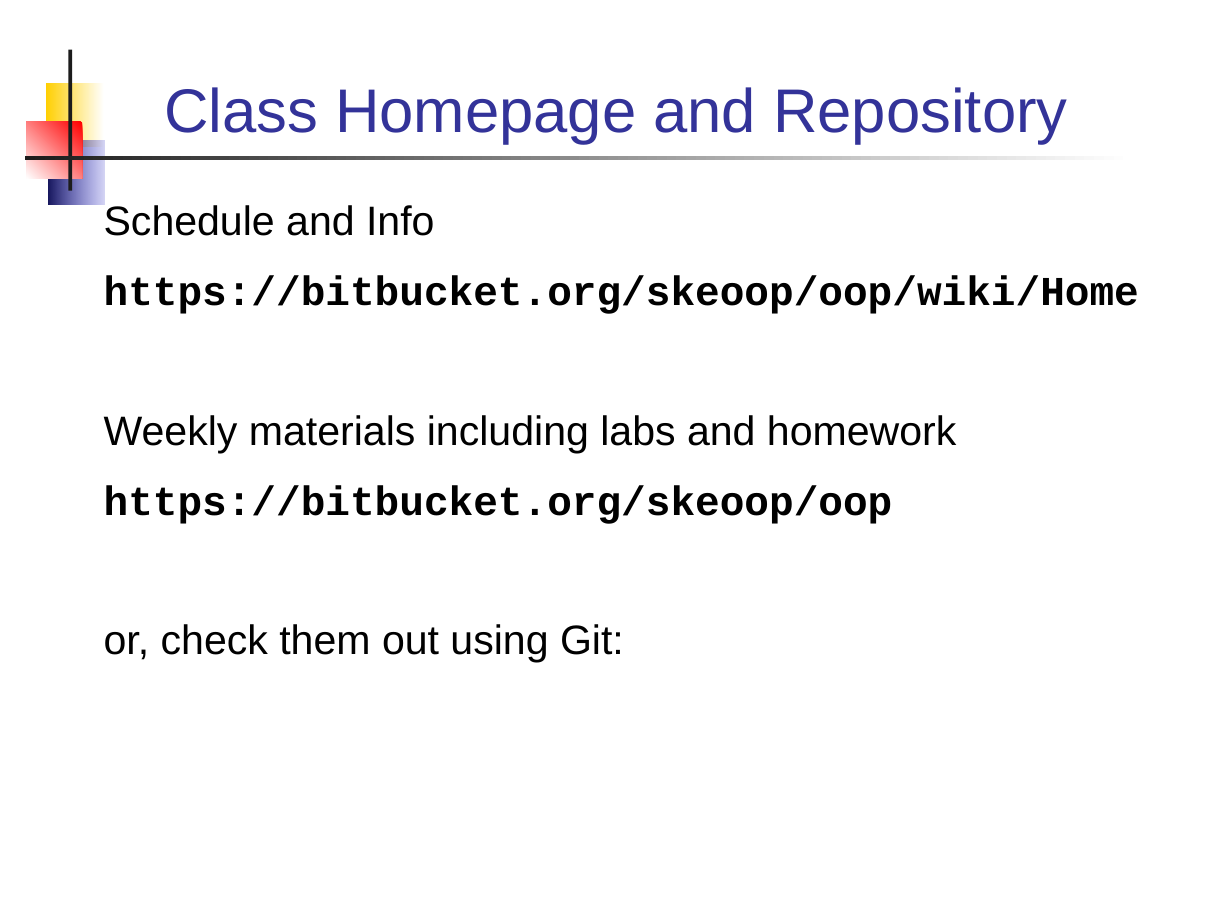
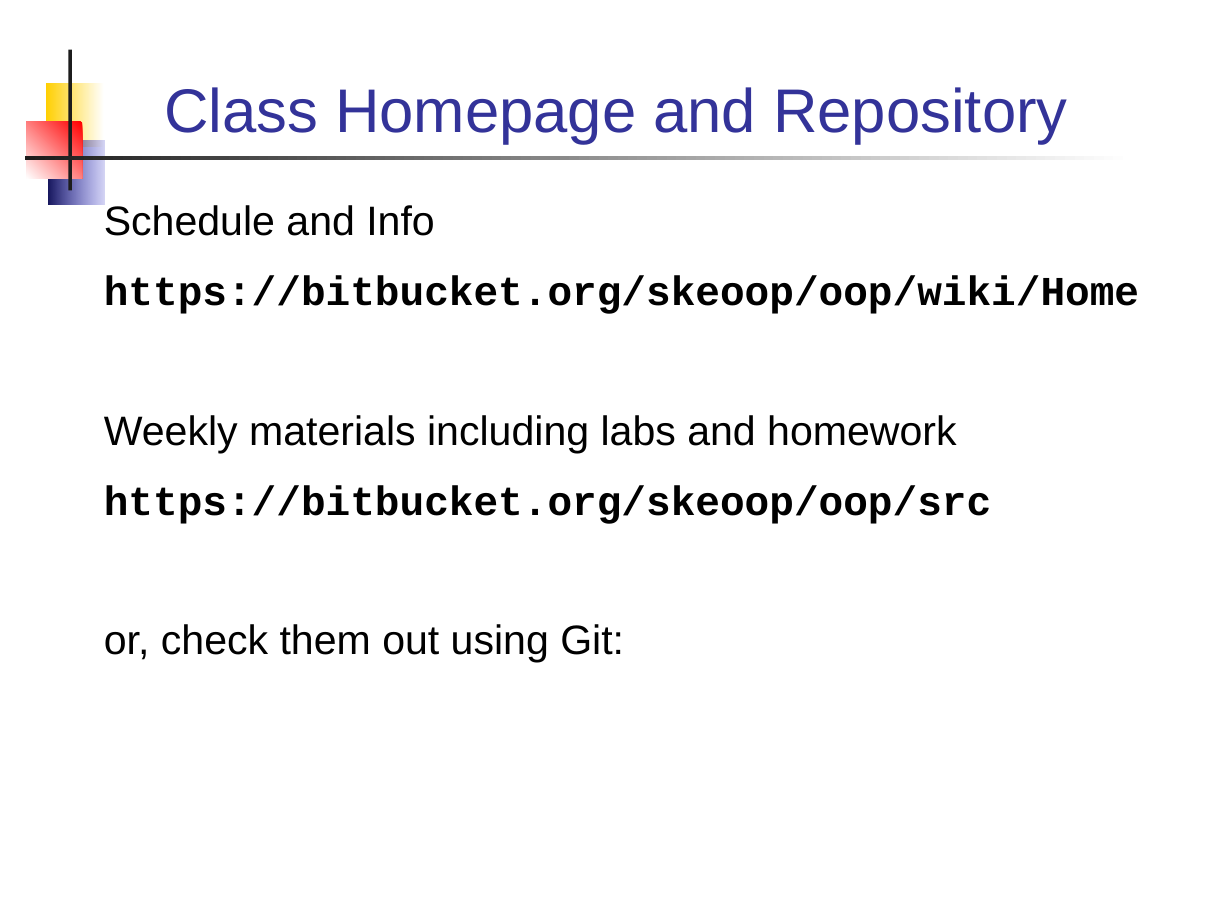
Before and after one commit to skeoop/skeoop.github.io, a slide deck: slide 11 of week1/0-Introduction-to-Course.ppt. Drawn at 1232x924 pixels with LibreOffice and Linux fonts; fonts in the diff are those of the drawing. Boxes give left, top, right and bottom in pixels: in the first picture for what was removed or moved away, otherwise in the second. Text is boxed around its words. In the diff, an @@ line names an element or a change of style, - is before the commit and + after.

```diff
--- a/week1/0-Introduction-to-Course.ppt
+++ b/week1/0-Introduction-to-Course.ppt
@@ text at [104, 485, 991, 524]: text changed @@
-https://bitbucket.org/skeoop/oop
+https://bitbucket.org/skeoop/oop/src
```
Also in this commit, not shown: 1 other slide changed, 1 other file.
